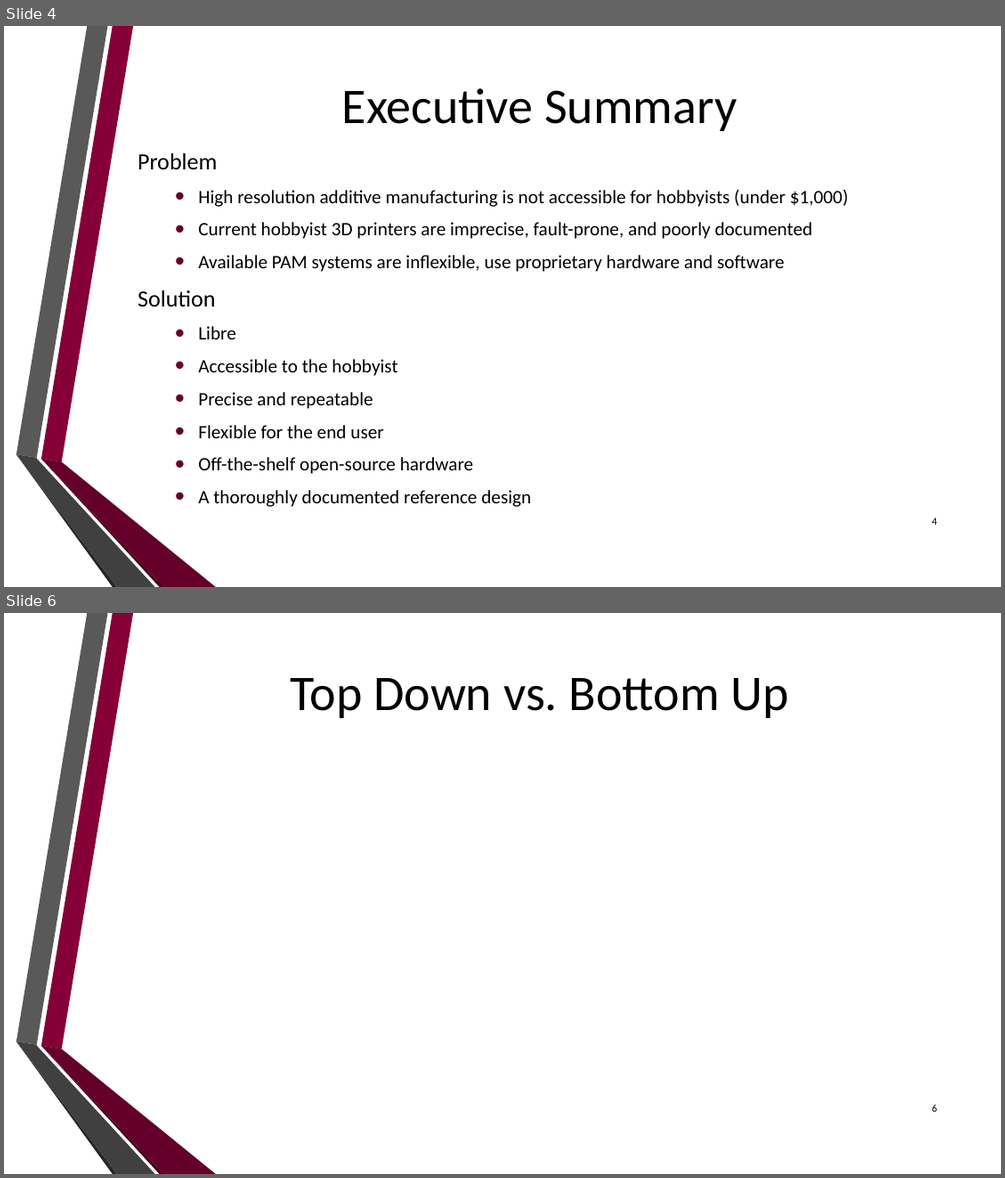
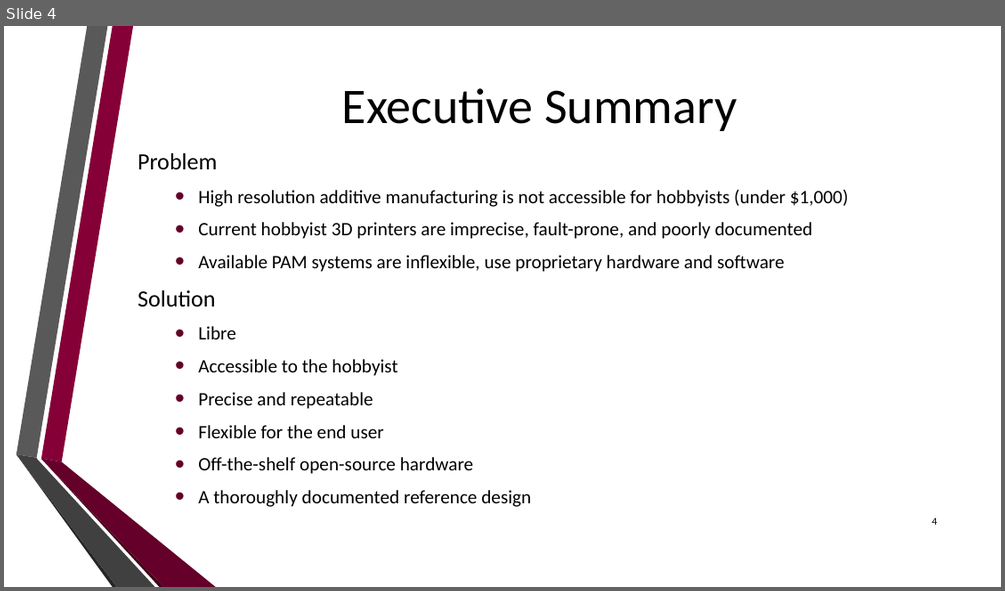
Before and after one commit to dan-olsen/SeniorDesign, a slide deck: Presentations/DesignPres/DesignPres-75.pptx. Shown one above the other, each under a label of ours: slides 4 and 6 before the commit, slide 4 after it; the slides between them are not shown. The pictures are 1005x1178 and 1005x591 pixels, drawn with LibreOffice and Linux fonts; fonts in the diff are those of the drawing; background and template pictures are left out. Boxes give left, top, right and bottom in pixels: in the first picture for what was removed or moved away, otherwise in the second. Text is boxed around its words. In the diff, an @@ line names an element or a change of style, - is before the commit and + after.

```diff
--- a/Presentations/DesignPres/DesignPres-75.pptx
+++ b/Presentations/DesignPres/DesignPres-75.pptx
@@ slide 6 removed at (x1=4, y1=613, x2=1001, y2=1174), background picture (left out); not listed: 6 template elements that a slide beside it also shows @@
@@ title removed at (x1=290, y1=678, x2=788, y2=718) @@
-Top Down vs. Bottom Up
@@ page number removed at (x1=931, y1=1104, x2=937, y2=1111) @@
-6
```
Also in this commit, not shown: 1 slide changed, 2 slides added, 2 other slides removed.
